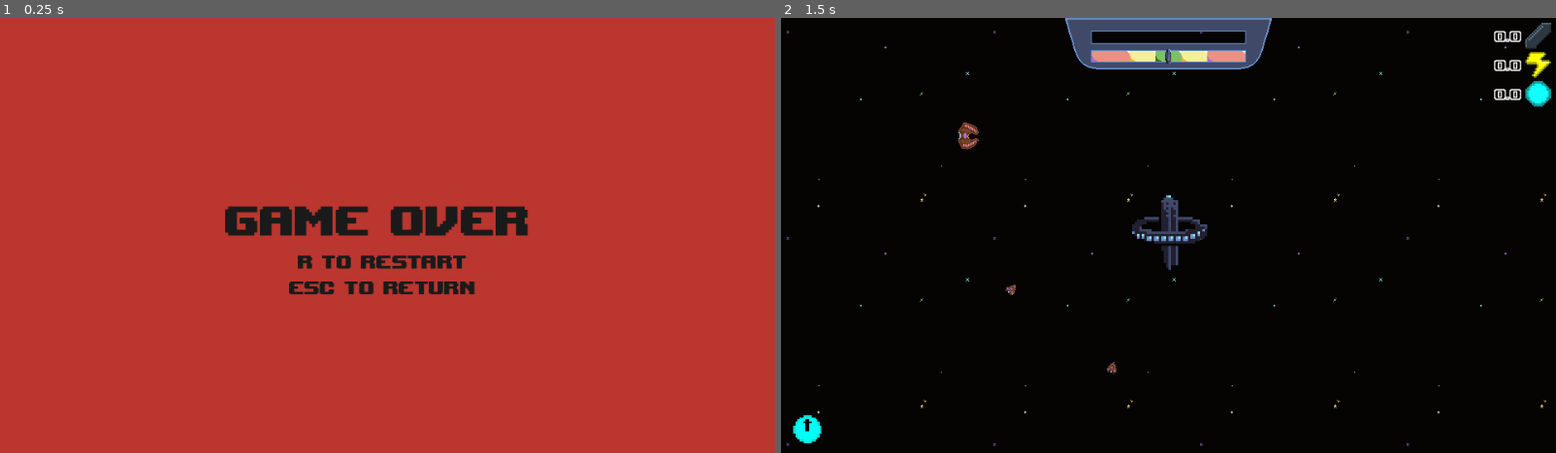
Above: before the commit, frames 1-2 (left to right).
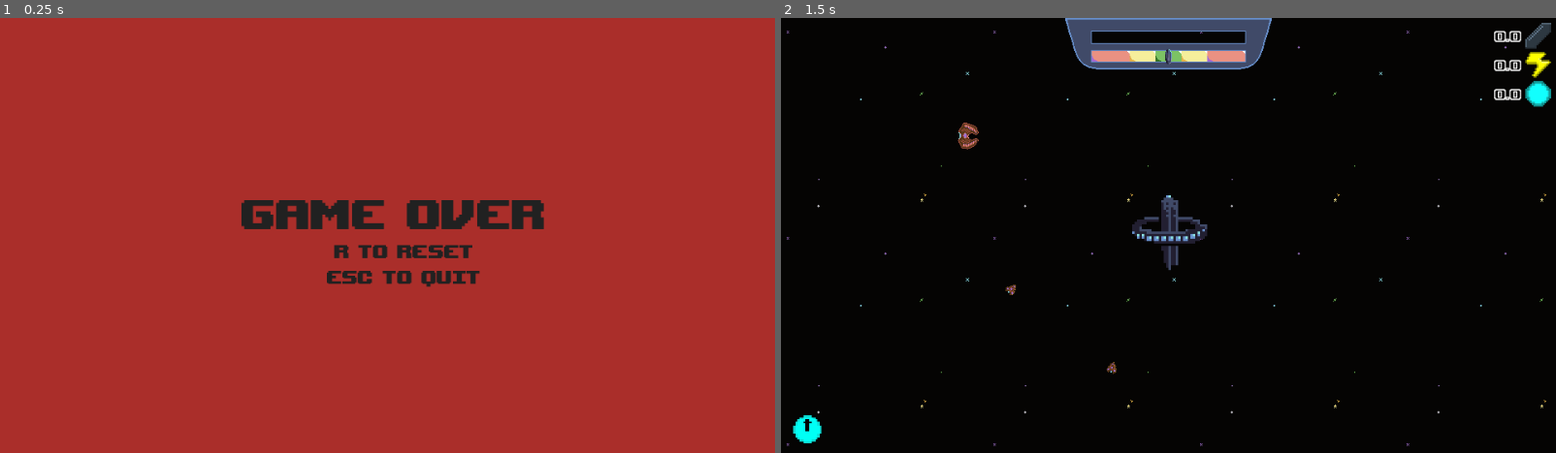
Above: after the commit, the same moments.

Repository: JoshPattman/microjam-034
Game: Godot game, scene res://scenes/game_over.tscn
Same seed, same stepped clock (60 frames per second), same inputs: the game is played once before the commit and once after it. This scene is started directly instead of the project's main scene. Sound files missing from this copy of the repository are replaced by a short silence.
Inputs:
- Up to frame 1 (0.25 s): no input
- Up to frame 2 (1.5 s): tap Enter at 0.5 s; hold D (player_right) 0.53-1.28 s; hold Ctrl (player_break) 0.53-1.28 s; tap Shift (player_jump) at 0.77 s; tap R (game_restart) at 1.25 s; hold S (player_back) from 1.28 s (still down); tap Space (player_collect) at 1.35 s

The runs differ from the first frame. In frame 1, 3.5% of the frame differs, in the area x 29-71%, y 41-64%; in frame 2, nothing differs.

Commit message:
Fixed game over screen

Diff:
--- a/godot/scenes/game.tscn
+++ b/godot/scenes/game.tscn
@@ -1,9 +1,10 @@
-[gd_scene load_steps=31 format=3 uid="uid://8w4qxf6yifmj"]
+[gd_scene load_steps=32 format=3 uid="uid://8w4qxf6yifmj"]
 
 [ext_resource type="Script" uid="uid://bhfdk1ufae0dw" path="res://scripts/game.gd" id="1_iywne"]
 [ext_resource type="Texture2D" uid="uid://db7at2foucunm" path="res://sprites/background001.png" id="1_lnu2h"]
 [ext_resource type="Script" uid="uid://os1jkm3q84or" path="res://scripts/spawn_group.gd" id="2_0tnpc"]
 [ext_resource type="PackedScene" uid="uid://rm50arymrac8" path="res://game_objects/station.tscn" id="2_lbhrr"]
+[ext_resource type="PackedScene" uid="uid://pckc8tu22oqv" path="res://scenes/game_over.tscn" id="2_pl11u"]
 [ext_resource type="PackedScene" uid="uid://ckg8n7tp8qsca" path="res://game_objects/enemy_2.tscn" id="4_ca42v"]
 [ext_resource type="Texture2D" uid="uid://djmwl2eifidgp" path="res://sprites/background-base001.png" id="4_dinhu"]
 [ext_resource type="PackedScene" uid="uid://7pkivl6g6mek" path="res://game_objects/turret_shooter.tscn" id="4_kvpfn"]
@@ -58,6 +59,7 @@
 [node name="Game" type="Node2D"]
 position = Vector2(0, -1)
 script = ExtResource("1_iywne")
+game_over_scene = ExtResource("2_pl11u")
 shooter_prefab = ExtResource("4_kvpfn")
 bouncer_prefab = ExtResource("5_dinhu")
 mine_prefab = ExtResource("6_ir15t")
--- a/godot/scenes/game_over.tscn
+++ b/godot/scenes/game_over.tscn
@@ -1,21 +1,21 @@
-[gd_scene load_steps=7 format=3 uid="uid://bnfq68siymux"]
+[gd_scene load_steps=7 format=3 uid="uid://pckc8tu22oqv"]
 
 [ext_resource type="Script" uid="uid://x2psjmb1436q" path="res://scripts/game_over.gd" id="1_wqhvx"]
 [ext_resource type="FontFile" uid="uid://dt8xc3g1yr708" path="res://upheavtt.ttf" id="1_xeevv"]
-[ext_resource type="PackedScene" uid="uid://8w4qxf6yifmj" path="res://scenes/game.tscn" id="2_tbwuq"]
+[ext_resource type="PackedScene" uid="uid://8w4qxf6yifmj" path="res://scenes/game.tscn" id="2_wqhvx"]
 
-[sub_resource type="StyleBoxFlat" id="StyleBoxFlat_0nqlu"]
-bg_color = Color(0.730815, 0.213408, 0.183759, 1)
-
-[sub_resource type="LabelSettings" id="LabelSettings_wqhvx"]
-font = ExtResource("1_xeevv")
-font_size = 72
-font_color = Color(0.103744, 0.103744, 0.103744, 1)
+[sub_resource type="StyleBoxFlat" id="StyleBoxFlat_wqhvx"]
+bg_color = Color(0.666716, 0.181621, 0.163629, 1)
 
 [sub_resource type="LabelSettings" id="LabelSettings_tbwuq"]
 font = ExtResource("1_xeevv")
+font_size = 72
+font_color = Color(0.129558, 0.129558, 0.129558, 1)
+
+[sub_resource type="LabelSettings" id="LabelSettings_racf3"]
+font = ExtResource("1_xeevv")
 font_size = 32
-font_color = Color(0.101961, 0.101961, 0.101961, 1)
+font_color = Color(0.129558, 0.129558, 0.129558, 1)
 
 [node name="GameOver" type="Control"]
 layout_mode = 3
@@ -25,42 +25,43 @@
 grow_horizontal = 2
 grow_vertical = 2
 script = ExtResource("1_wqhvx")
-game_scene = ExtResource("2_tbwuq")
+game_scene = ExtResource("2_wqhvx")
 
 [node name="Panel" type="Panel" parent="."]
 layout_mode = 1
-anchors_preset = -1
+anchors_preset = 15
 anchor_right = 1.0
 anchor_bottom = 1.0
-theme_override_styles/panel = SubResource("StyleBoxFlat_0nqlu")
+theme_override_styles/panel = SubResource("StyleBoxFlat_wqhvx")
 
 [node name="Label" type="Label" parent="."]
 layout_mode = 1
 anchors_preset = -1
-anchor_left = 0.5
-anchor_top = 0.5
-anchor_right = 0.5
-anchor_bottom = 0.5
-offset_left = -201.0
-offset_top = -54.0
-offset_right = 177.0
-offset_bottom = 61.0
+anchor_left = 0.508
+anchor_top = 0.507
+anchor_right = 0.508
+anchor_bottom = 0.507
+offset_left = -244.68
+offset_top = -131.78
+offset_right = 245.32
+offset_bottom = 0.219971
 text = "Game Over"
-label_settings = SubResource("LabelSettings_wqhvx")
+label_settings = SubResource("LabelSettings_tbwuq")
 horizontal_alignment = 1
+vertical_alignment = 2
 
 [node name="Label2" type="Label" parent="."]
 layout_mode = 1
 anchors_preset = -1
-anchor_left = 0.5
-anchor_top = 0.5
-anchor_right = 0.5
-anchor_bottom = 0.5
-offset_left = -195.0
-offset_top = 17.0
-offset_right = 183.0
-offset_bottom = 132.0
-text = "R To Restart
-ESC To Return"
-label_settings = SubResource("LabelSettings_tbwuq")
+anchor_left = 0.521
+anchor_top = 0.507
+anchor_right = 0.521
+anchor_bottom = 0.507
+offset_left = -232.16
+offset_top = 0.219971
+offset_right = 232.84
+offset_bottom = 114.22
+text = "R to Reset
+ESC To Quit"
+label_settings = SubResource("LabelSettings_racf3")
 horizontal_alignment = 1
